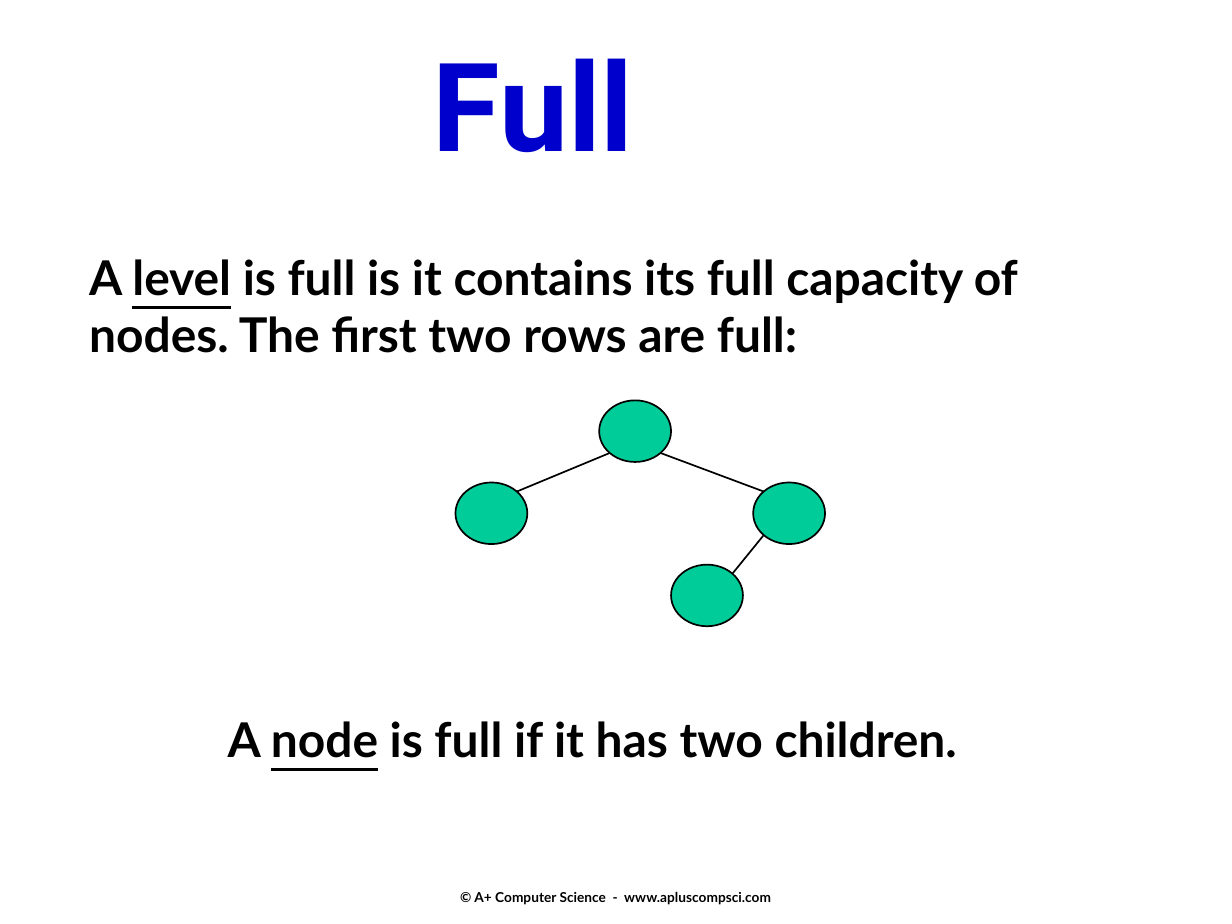
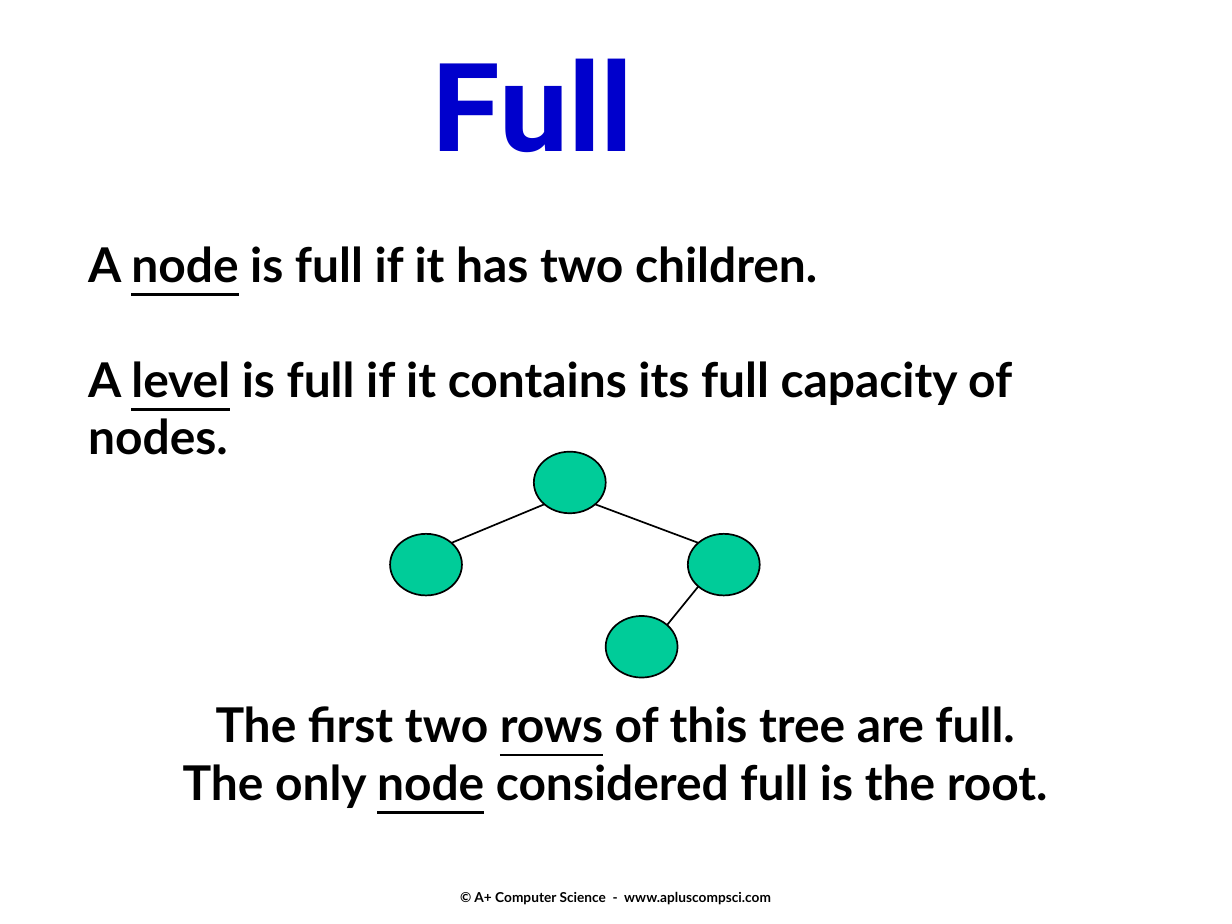
Before and after one commit to Cy-FairCS/cs3, a slide deck: slide 10 of u08a_binaryTrees/notes/_a - Classifying binary trees and Tree Traversal.pptx. Drawn at 1232x924 pixels with LibreOffice and Linux fonts; fonts in the diff are those of the drawing. Boxes give left, top, right and bottom in pixels: in the first picture for what was removed or moved away, otherwise in the second. Text is boxed around its words. In the diff, an @@ line names an element or a change of style, - is before the commit and + after.

```diff
--- a/u08a_binaryTrees/notes/_a - Classifying binary trees and Tree Traversal.pptx
+++ b/u08a_binaryTrees/notes/_a - Classifying binary trees and Tree Traversal.pptx
@@ text at (88, 246, 1048, 808): text changed @@
-A level is full is it contains its full capacity of nodes. The first two rows are full:
+A node is full if it has two children.
+A level is full if it contains its full capacity of nodes.
+The first two rows of this tree are full.
+The only node considered full is the root.
@@ 4 ellipses, 3 lines: place and size @@
-4 ellipses, 3 lines at (456, 400, 824, 626)
+4 ellipses, 3 lines at (391, 452, 759, 678)
@@ text removed at (228, 721, 957, 758) @@
-A node is full if it has two children.
```
Also in this commit, not shown: 2 other slides changed, 4 other files.
